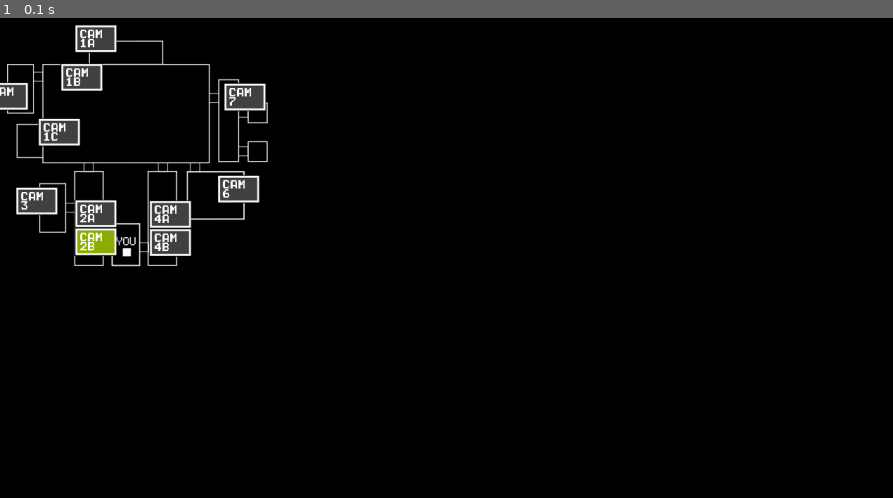
Above: before the commit, frame 1.
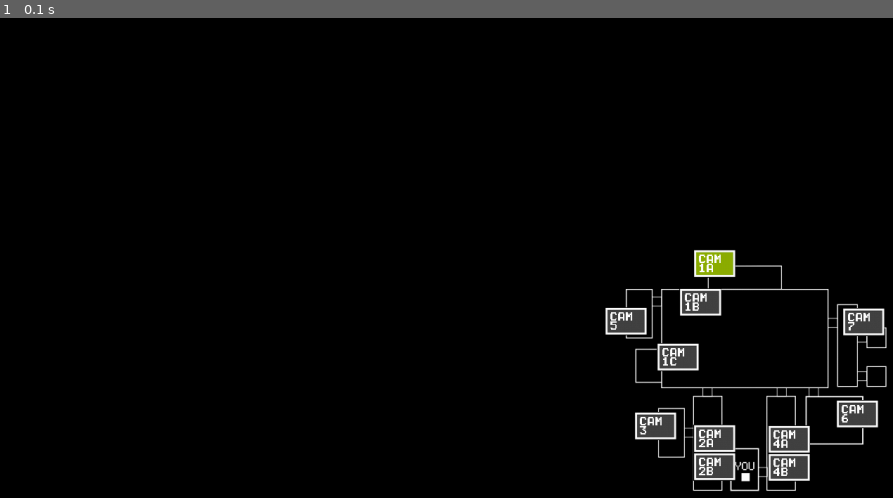
Above: after the commit, the same moment.

Repository: realpatato/pygame-fnaf
Game: pygame game, started from main.py
Two runs of this game, one before a commit and one after it. Both use one fixed random seed, a clock stepped at 60 frames per second and the inputs below.
Inputs:
- Up to frame 1 (0.1 s): no input

The runs differ from the first frame. In frame 1, 7.8% of the frame differs, in the area x 0-100%, y 1-99%.

Commit message:
map is complete, button functionality next

Diff:
--- a/cam_buttons.py
+++ /dev/null
@@ -1,42 +0,0 @@
-''' IMPORTS '''
-import pygame
-
-class camButton:
-    def __init__(self, x, y, name, selected = False):
-        self.rect = pygame.Rect(x, y, 60, 40)
-        self.selected = selected
-        self.sprites = self.gen_sprites(name)
-
-    def gen_sprites(self, name):
-        ''' Generates the selected and non-selected variations of the button '''
-        #create an empty list to store sprites
-        sprites = []
-        #each button part will pull from this directory
-        directory = "cams_assets/button_assets/"
-        #get the foreground of the button
-        button_fg = pygame.image.load(directory + "button_fgs/" + name + ".png")
-        #remove yucky background from the image
-        button_fg.set_colorkey((90, 90, 90))
-        #do this twice
-        for i in range(2):
-            #get the background of the button
-            button_bg = pygame.image.load(directory + "button_bgs/selected" + str(bool(i)) + ".png")
-            #create an empty surface fdor drawing the sprite
-            sprite = pygame.Surface((60, 40))
-            #draw the background
-            sprite.blit(button_bg, (0, 0))
-            #draw the foreground
-            sprite.blit(button_fg, (8, 7))
-            #add the sprite to the list
-            sprites.append(sprite)
-        #return that list
-        return sprites
-
-    def get_cur_sprite(self):
-        ''' Returns the current sprite '''
-        #gets the sprite by converting the bool into an int, (False = 0 True = 1)
-        return self.sprites[int(self.selected)]
-
-    def draw_self(self, surface):
-        ''' Draws the sprite to the surface '''
-        surface.blit(self.get_cur_sprite(), (self.rect.x, self.rect.y))
--- /dev/null
+++ b/cam_manager.py
@@ -0,0 +1,112 @@
+''' IMPORTS '''
+import pygame
+
+class camButton:
+    def __init__(self, x, y, name, selected = False):
+        self.rect = pygame.Rect(x, y, 60, 40)
+        self.selected = selected
+        self.sprites = self.gen_sprites(name)
+
+    def gen_sprites(self, name):
+        ''' Generates the selected and non-selected variations of the button '''
+        #create an empty list to store sprites
+        sprites = []
+        #each button part will pull from this directory
+        directory = "cam_assets/button_assets/"
+        #get the foreground of the button
+        button_fg = pygame.image.load(directory + "button_fgs/" + name + ".png")
+        #remove yucky background from the image
+        button_fg.set_colorkey((90, 90, 90))
+        #do this twice
+        for i in range(2):
+            #get the background of the button
+            button_bg = pygame.image.load(directory + "button_bgs/selected" + str(bool(i)) + ".png")
+            #create an empty surface fdor drawing the sprite
+            sprite = pygame.Surface((60, 40))
+            #draw the background
+            sprite.blit(button_bg, (0, 0))
+            #draw the foreground
+            sprite.blit(button_fg, (8, 7))
+            #add the sprite to the list
+            sprites.append(sprite)
+        #return that list
+        return sprites
+
+    def get_cur_sprite(self):
+        ''' Returns the current sprite '''
+        #gets the sprite by converting the bool into an int, (False = 0 True = 1)
+        return self.sprites[int(self.selected)]
+
+    def draw_self(self, surface):
+        ''' Draws the sprite to the surface '''
+        surface.blit(self.get_cur_sprite(), (self.rect.x, self.rect.y))
+
+class CamMap:
+    def __init__(self):
+        ''' Handles the cam map and holds the buttons '''
+        self.buttons = self.gen_buttons()
+        self.map_sprite = self.gen_cur_sprite()
+
+    def gen_buttons(self):
+        ''' Creates all buttons when game starts '''
+        #stores the info for the buttons
+        button_info = [
+            [126, 21, "1A"],
+            [106, 76, "1B"],
+            [74, 154, "1C"],
+            [126, 270, "2A"],
+            [126, 310, "2B"],
+            [42, 252, "3"],
+            [232, 271, "4A"],
+            [232, 311, "4B"],
+            [0, 103, "5"],
+            [329, 235, "6"],
+            [338, 104, "7"]
+        ]
+        #empty dictionary to store buttons
+        buttons = {}
+        #iterate over the button info
+        for info in button_info:
+            #store a button with certain values
+            buttons[info[2]] = camButton(info[0], info[1], info[2])
+            #set 1A to selected, its the default
+            if info[2] == "1A":
+                buttons[info[2]].selected = True
+        #return the dictionary
+        return buttons
+
+    def gen_cur_sprite(self):
+        ''' Generates the sprite at the current moment '''
+        #start with an empty surface, takes up the whole screen since the actual cam is drawn here too
+        sprite = pygame.Surface((420, 400))
+        #get the map image
+        map_sprite = pygame.image.load("cam_assets/map.png")
+        #draw the map on the surface
+        sprite.blit(map_sprite, (20, 0))
+        #draw the buttons
+        for button_key in self.buttons:
+            self.buttons[button_key].draw_self(sprite)
+        #return the condition of the cam system sprite
+        return sprite
+
+    def draw_self(self, surface, x, y):
+        ''' Draws the map object at given x and y '''
+        surface.blit(self.map_sprite, (x, y))
+
+class Manager:
+    def __init__(self):
+        ''' Simply manages cam functions, connecting the pieces, and handles drawing the current camera frame '''
+        self.cam_map = CamMap()
+
+    def gen_cur_sprite(self):
+        ''' Generates the current sprite '''
+        #takes up the whole screen, so we make a surface that size
+        sprite = pygame.Surface((1280, 720))
+        #draw the map to the surface
+        self.cam_map.draw_self(sprite, 860, 320)
+        #return the sprite
+        return sprite
+
+    def draw_self(self, surface):
+        ''' Draws the sprite to the surface '''
+        surface.blit(self.gen_cur_sprite(), (0, 0))
--- a/main.py
+++ b/main.py
@@ -1,23 +1,8 @@
 ''' IMPORTS '''
 import pygame
-import cam_buttons
+import cam_manager
 
-#buttons - temp just cause i wanna get the positioning out of the way
-#currently positioned in reference to the sprite for the cam system, hence some being off screen
-button1A = cam_buttons.camButton(106, 21, "1A")
-button1B = cam_buttons.camButton(86, 76, "1B")
-button1C = cam_buttons.camButton(54, 154, "1C")
-button2A = cam_buttons.camButton(106, 270, "2A")
-button2B = cam_buttons.camButton(106, 310, "2B", True)
-button3 = cam_buttons.camButton(22, 252, "3")
-button4A = cam_buttons.camButton(212, 271, "4A")
-button4B = cam_buttons.camButton(212, 311, "4B")
-button5 = cam_buttons.camButton(-20, 103, "5")
-button6 = cam_buttons.camButton(309, 235, "6")
-button7 = cam_buttons.camButton(318, 104, "7")
-
-#map also temp until further camera development
-map_sprite = pygame.image.load("map.png")
+man = cam_manager.Manager()
 
 ''' PYGAME SETUP '''
 #initialize the pygame module
@@ -49,21 +34,7 @@
     #intial screen wipe
     screen.fill((0, 0, 0))
 
-    #map drawing (temp for testing positioning of buttons)
-    screen.blit(map_sprite, (0, 0))
-
-    #button drawing (temp for testing positioning)
-    button1A.draw_self(screen)
-    button1B.draw_self(screen)
-    button1C.draw_self(screen)
-    button2A.draw_self(screen)
-    button2B.draw_self(screen)
-    button3.draw_self(screen)
-    button4A.draw_self(screen)
-    button4B.draw_self(screen)
-    button5.draw_self(screen)
-    button6.draw_self(screen)
-    button7.draw_self(screen)
+    man.draw_self(screen)
 
     #update the display
     pygame.display.update()
Renamed: cams_assets/button_assets/button_bgs/selectedFalse.png -> cam_assets/button_assets/button_bgs/selectedFalse.png
Renamed: cams_assets/button_assets/button_bgs/selectedTrue.png -> cam_assets/button_assets/button_bgs/selectedTrue.png
Renamed: cams_assets/button_assets/button_fgs/1A.png -> cam_assets/button_assets/button_fgs/1A.png
Renamed: cams_assets/button_assets/button_fgs/1B.png -> cam_assets/button_assets/button_fgs/1B.png
Renamed: cams_assets/button_assets/button_fgs/1C.png -> cam_assets/button_assets/button_fgs/1C.png
Renamed: cams_assets/button_assets/button_fgs/2A.png -> cam_assets/button_assets/button_fgs/2A.png
Renamed: cams_assets/button_assets/button_fgs/2B.png -> cam_assets/button_assets/button_fgs/2B.png
Renamed: cams_assets/button_assets/button_fgs/3.png -> cam_assets/button_assets/button_fgs/3.png
Renamed: cams_assets/button_assets/button_fgs/4A.png -> cam_assets/button_assets/button_fgs/4A.png
Renamed: cams_assets/button_assets/button_fgs/4B.png -> cam_assets/button_assets/button_fgs/4B.png
Renamed: cams_assets/button_assets/button_fgs/5.png -> cam_assets/button_assets/button_fgs/5.png
Renamed: cams_assets/button_assets/button_fgs/6.png -> cam_assets/button_assets/button_fgs/6.png
(and 2 more such lines)
